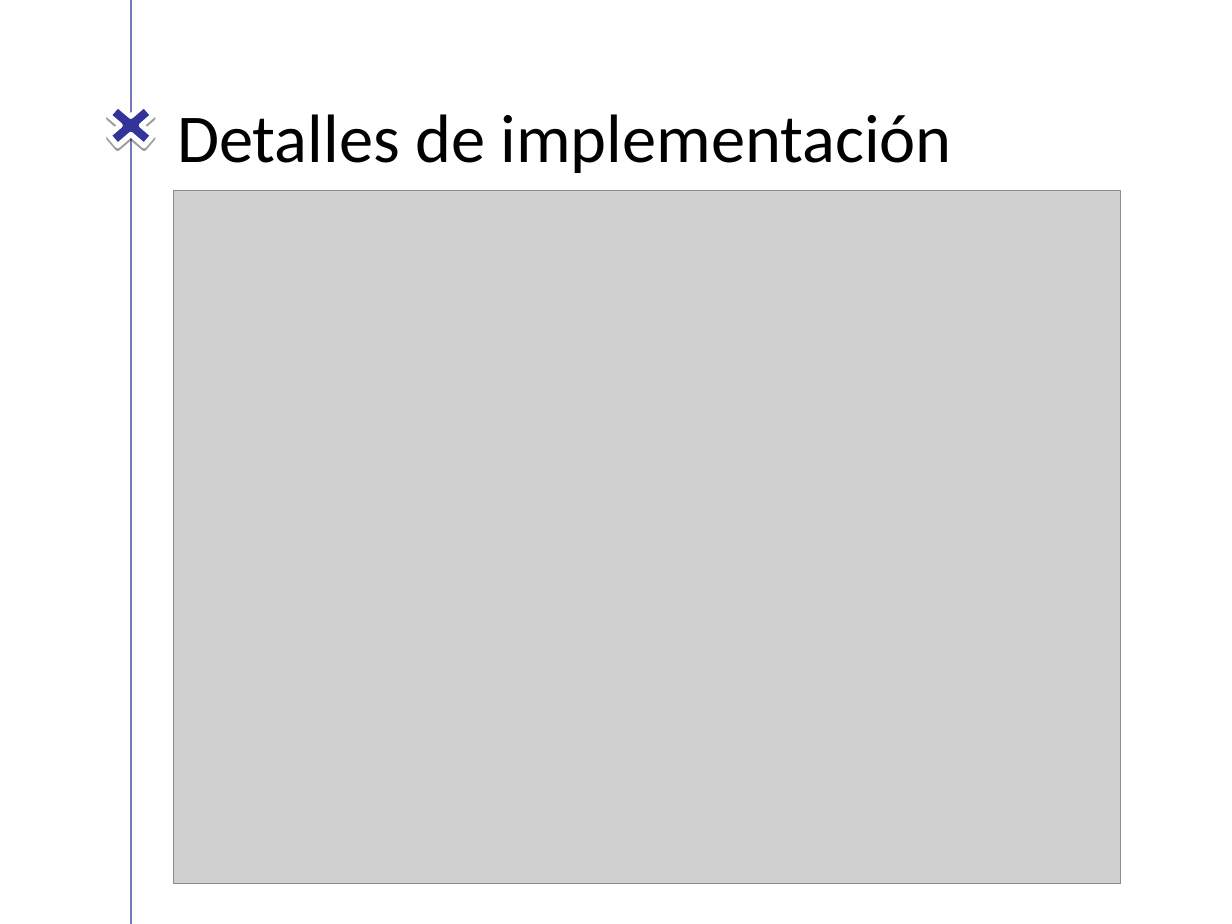
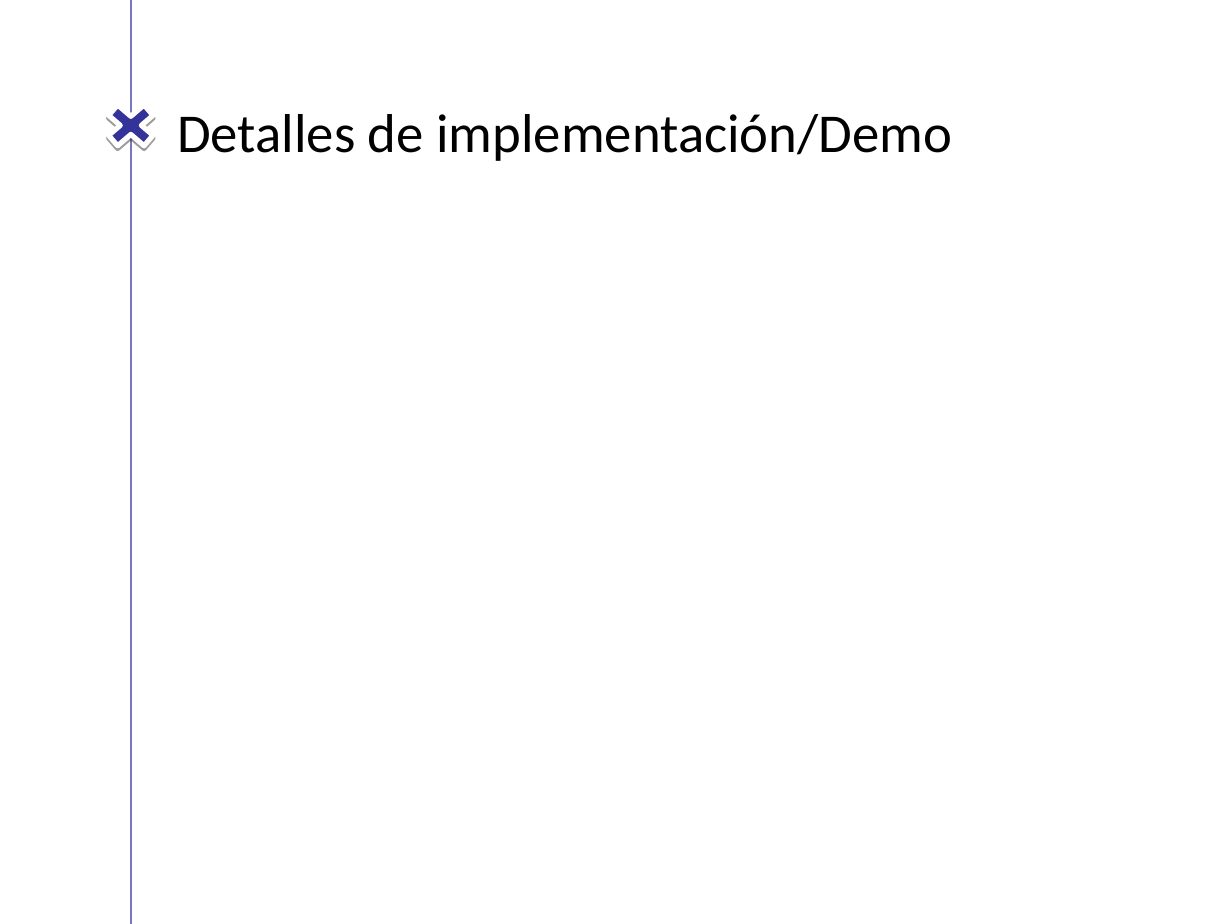
Before and after one commit to vdseoane/STOCKNFC-TFM, a slide deck: slide 7 of Presentacion/stockNFC.ppt. Drawn at 1232x924 pixels with LibreOffice and Linux fonts; fonts in the diff are those of the drawing; grey boxes stand for pictures; background and template pictures are left out. Boxes give left, top, right and bottom in pixels: in the first picture for what was removed or moved away, otherwise in the second. Text is boxed around its words. In the diff, an @@ line names an element or a change of style, - is before the commit and + after.

```diff
--- a/Presentacion/stockNFC.ppt
+++ b/Presentacion/stockNFC.ppt
@@ title at (177,114,952,161): text changed; size 40 to 32 pt @@
-Detalles de implementación
+Detalles de implementación/Demo
@@ picture removed at (174,191,1120,885) @@
```
Also in this commit, not shown: 4 other slides changed, 1 slide added, 1 slide removed.
